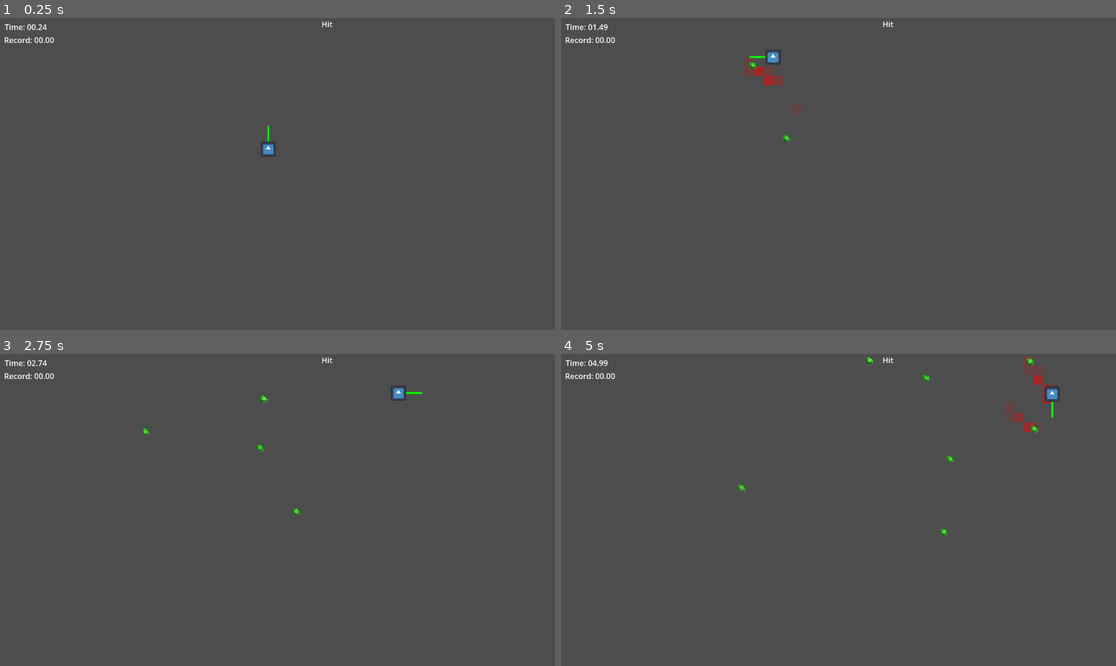
Above: before the commit, frames 1-4 (two rows, left to right).
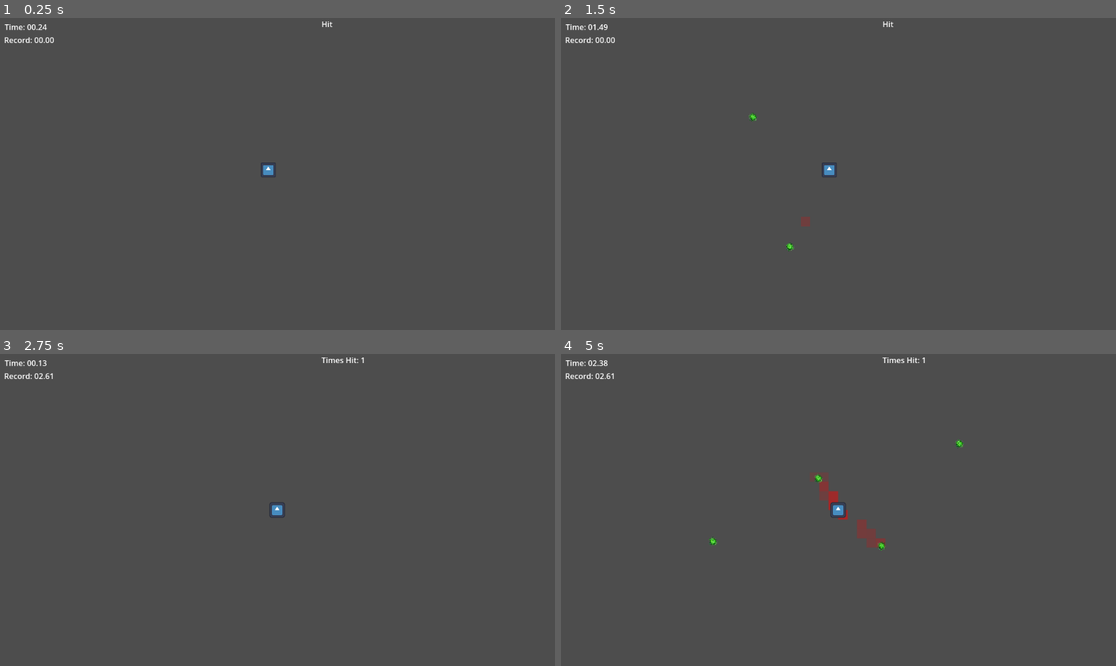
Above: after the commit, the same moments.

Repository: Greeper-T/Ai-Dodging
Game: Godot game, scene res://Scenes/Game.tscn
The game is run twice, just before and just after one commit, with the same random seed, the same clock (stepped at 60 frames per second) and the same inputs. The engine's default icon, where the game draws it, is replaced by a stand-in: a white triangle on a blue panel in a dark square.
Inputs:
- Up to frame 1 (0.25 s): no input
- Up to frame 2 (1.5 s): hold D (moveRight) 0.53-1.28 s; tap Space (dash) at 0.6, 1.35 s; hold S (moveDown) from 1.28 s (still down)
- Up to frame 3 (2.75 s): release S (moveDown) at 2.03 s; hold D (moveRight) from 2.03 s (still down); tap Space (dash) at 2.1 s
- Up to frame 4 (5 s): release D (moveRight) at 2.78 s; hold W (moveUp) 2.78-3.53 s; tap Space (dash) at 2.85, 3.6, 4.35 s; hold A (moveLeft) from 3.53 s (still down)

The runs differ from the first frame. In frame 1, 0.2% of the frame differs, in the area x 46-50%, y 34-52%; in frame 2, 0.6%; in frame 3, 0.4%; in frame 4, 1.3%, in the area x 5-90%, y 0-64%.

Commit message:
more stuff

Diff:
--- a/trying-to-make-dodge/Scenes/Game.tscn
+++ b/trying-to-make-dodge/Scenes/Game.tscn
@@ -1,13 +1,17 @@
-[gd_scene load_steps=4 format=3 uid="uid://b3d0a3xir0ies"]
+[gd_scene load_steps=5 format=3 uid="uid://b3d0a3xir0ies"]
 
 [ext_resource type="Script" uid="uid://bm8vja3hoe62b" path="res://Scripts/MainGame.gd" id="1_gl6un"]
 [ext_resource type="PackedScene" uid="uid://b6lbi52jw4u4w" path="res://Scenes/Player.tscn" id="1_iukft"]
 [ext_resource type="PackedScene" uid="uid://bywms2jcjsbqo" path="res://Scenes/Virus.tscn" id="2_gl6un"]
+[ext_resource type="Script" uid="uid://cw8r5817t7wce" path="res://Scripts/SocketClient.gd" id="3_kldst"]
 
 [node name="Game" type="Node2D"]
 script = ExtResource("1_gl6un")
 bullet_scene = ExtResource("2_gl6un")
 spawn_radius_min = 200.0
+
+[node name="SocketClient" type="Node2D" parent="."]
+script = ExtResource("3_kldst")
 
 [node name="Player" parent="." instance=ExtResource("1_iukft")]
 position = Vector2(-15, -7)
--- a/trying-to-make-dodge/Scripts/MainGame.gd
+++ b/trying-to-make-dodge/Scripts/MainGame.gd
@@ -8,10 +8,16 @@
 @onready var bullet_container := $ProjectileContainer
 @onready var timeLabel: Label = $UI/TimerLabel
 @onready var timer: Timer = $Timer
+@onready var socket_client := $SocketClient  # Add this node in the scene
 
 var elapsedTime := 0.0
 var timesHit = 0
 var longestTimeAlive := 0.0
+var dash_count := 0  # Track dashes
+var last_dash_penalty_time := 0.0
+
+# AI Mode: "grid" for your current AI, "neural" for Python NN
+@export_enum("grid", "neural") var ai_mode: String = "neural"
 
 # Creating a danger grid for the AI
 const GRID_SIZE := 11
@@ -30,13 +36,22 @@
 func _ready():
 	timer.timeout.connect(spawn_bullet)
 
+	# Connect to socket signal if using neural network mode
+	if ai_mode == "neural" and socket_client:
+		socket_client.action_received.connect(_on_action_received)
+
 func _physics_process(delta: float) -> void:
 	danger_grid = compute_danger_grid()
 	queue_redraw()
 
-	var ai_dir := compute_ai_direction()
-	player.desired_direction = ai_dir
-	player.wants_to_dash = should_ai_dash(delta)
+	if ai_mode == "grid":
+		# Use your grid-based AI
+		var ai_dir := compute_ai_direction()
+		player.desired_direction = ai_dir
+		player.wants_to_dash = should_ai_dash(delta)
+	elif ai_mode == "neural":
+		# Send state to Python and wait for action
+		send_state_to_python()
 
 	elapsedTime += delta
 	updateLabel()
@@ -83,6 +98,22 @@
 	return player.global_position + Vector2(cos(angle), sin(angle)) * distance
 
 func reset():
+	# Send terminal state if using neural network FIRST (before clearing bullets)
+	if ai_mode == "neural" and socket_client and socket_client.connected:
+		var terminal_state := {
+			"done": true,
+			"reward": -10.0,  # Big penalty for dying
+			"time_alive": elapsedTime,
+			"danger_grid": [],
+			"player_pos": [0.0, 0.0],
+			"player_vel": [0.0, 0.0],
+			"bullets": [],
+			"can_dash": true
+		}
+		socket_client.send_state(terminal_state)
+		# Give Python time to process the terminal state
+		await get_tree().create_timer(0.1).timeout
+
 	player.global_position = Vector2.ZERO
 	if elapsedTime > longestTimeAlive:
 		longestTimeAlive = elapsedTime
@@ -95,6 +126,7 @@
 	elapsedTime = 0
 	timer.wait_time = .5
 	timesHit += 1
+	dash_count = 0  # Reset dash counter
 	$UI/TimesHitLabel.text = "Times Hit: " + str(timesHit)
 
 	for child in bullet_container.get_children():
@@ -287,3 +319,89 @@
 		penalty += (future_pos.y - bottom_bound) * 0.02
 
 	return penalty
+
+
+# ===== NEURAL NETWORK COMMUNICATION =====
+
+func send_state_to_python():
+	if not socket_client or not socket_client.connected:
+		return
+
+	# Flatten danger grid to array
+	var danger_array := []
+	for i in range(danger_grid.size()):
+		danger_array.append(danger_grid[i])
+
+	# Get closest bullets info
+	var bullet_info := get_closest_bullets(5)
+
+	# Prepare state dictionary
+	var state := {
+		"danger_grid": danger_array,
+		"player_pos": [player.global_position.x, player.global_position.y],
+		"player_vel": [player.velocity.x, player.velocity.y],
+		"bullets": bullet_info,
+		"time_alive": elapsedTime,
+		"can_dash": player.dash_cooldown_timer <= 0.0,
+		"reward": calculate_reward(),
+		"done": false
+	}
+
+	socket_client.send_state(state)
+
+func get_closest_bullets(count: int) -> Array:
+	var bullets := []
+	var bullet_distances := []
+
+	for child in bullet_container.get_children():
+		var bullet := child as Area2D
+		if bullet == null:
+			continue
+
+		var dist :float= player.global_position.distance_to(bullet.global_position)
+		bullet_distances.append({"bullet": bullet, "dist": dist})
+
+	# Sort by distance
+	bullet_distances.sort_custom(func(a, b): return a.dist < b.dist)
+
+	# Get closest N bullets
+	for i in range(min(count, bullet_distances.size())):
+		var bullet = bullet_distances[i].bullet
+		if bullet.has_method("get_velocity"):
+			var vel = bullet.get_velocity()
+			bullets.append({
+				"pos": [bullet.global_position.x, bullet.global_position.y],
+				"vel": [vel.x, vel.y],
+				"dist": bullet_distances[i].dist
+			})
+
+	return bullets
+
+func calculate_reward() -> float:
+	# Reward for staying alive
+	var reward := 1.0
+
+	# Small penalty for being in danger
+	var center_danger := danger_grid[GRID_CENTER * GRID_SIZE + GRID_CENTER]
+	reward -= center_danger * 0.5
+
+	# Penalty for dashing too much (encourage skillful dodging)
+	if player.dash_timer > 0.0:  # Currently dashing
+		dash_count += 1
+		# Penalty increases with dash frequency
+		var time_since_start = elapsedTime
+		if time_since_start > 0:
+			var dash_rate = dash_count / time_since_start
+			if dash_rate > 2.0:  # More than 2 dashes per second on average
+				reward -= 0.5
+
+	return reward
+
+func _on_action_received(action_data: Dictionary):
+	# Parse action from neural network
+	if action_data.has("direction"):
+		var dir_array = action_data["direction"]
+		player.desired_direction = Vector2(dir_array[0], dir_array[1])
+
+	if action_data.has("dash"):
+		player.wants_to_dash = action_data["dash"]
--- /dev/null
+++ b/trying-to-make-dodge/Scripts/SocketClient.gd
@@ -0,0 +1,93 @@
+extends Node
+
+var socket := StreamPeerTCP.new()
+var connected := false
+var message_buffer := ""  # Buffer for incomplete messages
+
+signal action_received(action_data)
+
+func _ready():
+	connect_to_server()
+
+func connect_to_server():
+	print("Attempting to connect to Python server...")
+	var err = socket.connect_to_host("127.0.0.1", 5555)
+	if err != OK:
+		print("Failed to initiate connection: ", err)
+		return
+
+	# Poll connection status until connected or failed
+	for i in range(50):  # Try for 5 seconds (50 * 0.1s)
+		await get_tree().create_timer(0.1).timeout
+		socket.poll()
+
+		var status = socket.get_status()
+
+		if status == StreamPeerTCP.STATUS_CONNECTED:
+			connected = true
+			print("✓ Connected to Python server!")
+			return
+		elif status == StreamPeerTCP.STATUS_ERROR or status == StreamPeerTCP.STATUS_NONE:
+			print("✗ Connection failed, status: ", status)
+			return
+		# If STATUS_CONNECTING (1), keep waiting
+
+	print("✗ Connection timeout")
+
+func _process(_delta):
+	if not connected:
+		return
+
+	# Poll the connection
+	socket.poll()
+
+	# Check connection status
+	var status = socket.get_status()
+	if status != StreamPeerTCP.STATUS_CONNECTED:
+		connected = false
+		print("Disconnected from server")
+		return
+
+	# Check for incoming messages
+	if socket.get_available_bytes() > 0:
+		var data = socket.get_utf8_string(socket.get_available_bytes())
+		if data.length() > 0:
+			message_buffer += data
+			process_buffer()
+
+func process_buffer():
+	# Process all complete messages (separated by newlines)
+	while "\n" in message_buffer:
+		var newline_pos = message_buffer.find("\n")
+		var message = message_buffer.substr(0, newline_pos)
+		message_buffer = message_buffer.substr(newline_pos + 1)
+
+		if message.length() > 0:
+			parse_action(message)
+
+func send_state(state_dict: Dictionary):
+	if not connected:
+		return
+
+	var json_string = JSON.stringify(state_dict)
+	# Add newline as message delimiter
+	json_string += "\n"
+
+	socket.put_data(json_string.to_utf8_buffer())
+
+func parse_action(json_string: String):
+	var json = JSON.new()
+	var error = json.parse(json_string)
+
+	if error == OK:
+		var data = json.data
+		action_received.emit(data)
+	else:
+		print("JSON Parse Error: ", json.get_error_message())
+		print("Problematic JSON: ", json_string)
+
+func disconnect_from_server():
+	if connected:
+		socket.disconnect_from_host()
+		connected = false
+		print("Disconnected from Python server")
--- a/trying-to-make-dodge/Scripts/player.gd
+++ b/trying-to-make-dodge/Scripts/player.gd
@@ -5,7 +5,7 @@
 const FRICTION = 1000.0
 const DASH_SPEED = 600.0
 const DASH_TIME = 0.15
-const DASH_COOLDOWN = .1
+const DASH_COOLDOWN = .75
 
 var dash_direction := Vector2.ZERO
 var dash_timer := 0.0
Not shown, added: trying-to-make-dodge/Scripts/SocketClient.gd.uid
Not shown, added: python/models/best_model.pth
Not shown, added: python/models/final_checkpoint.pth
Not shown, added: python/play.py
Not shown, added: python/train.py
